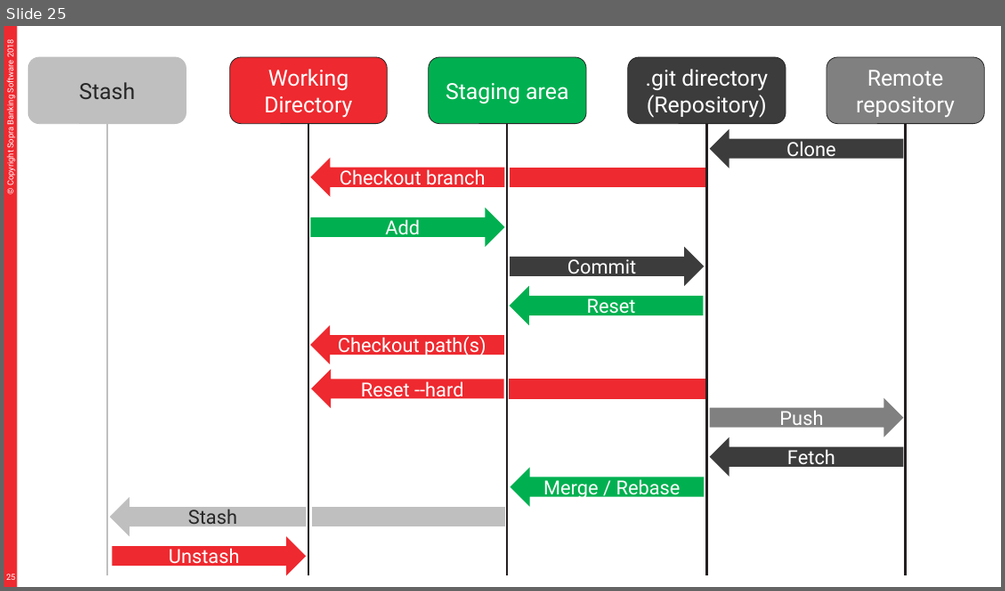
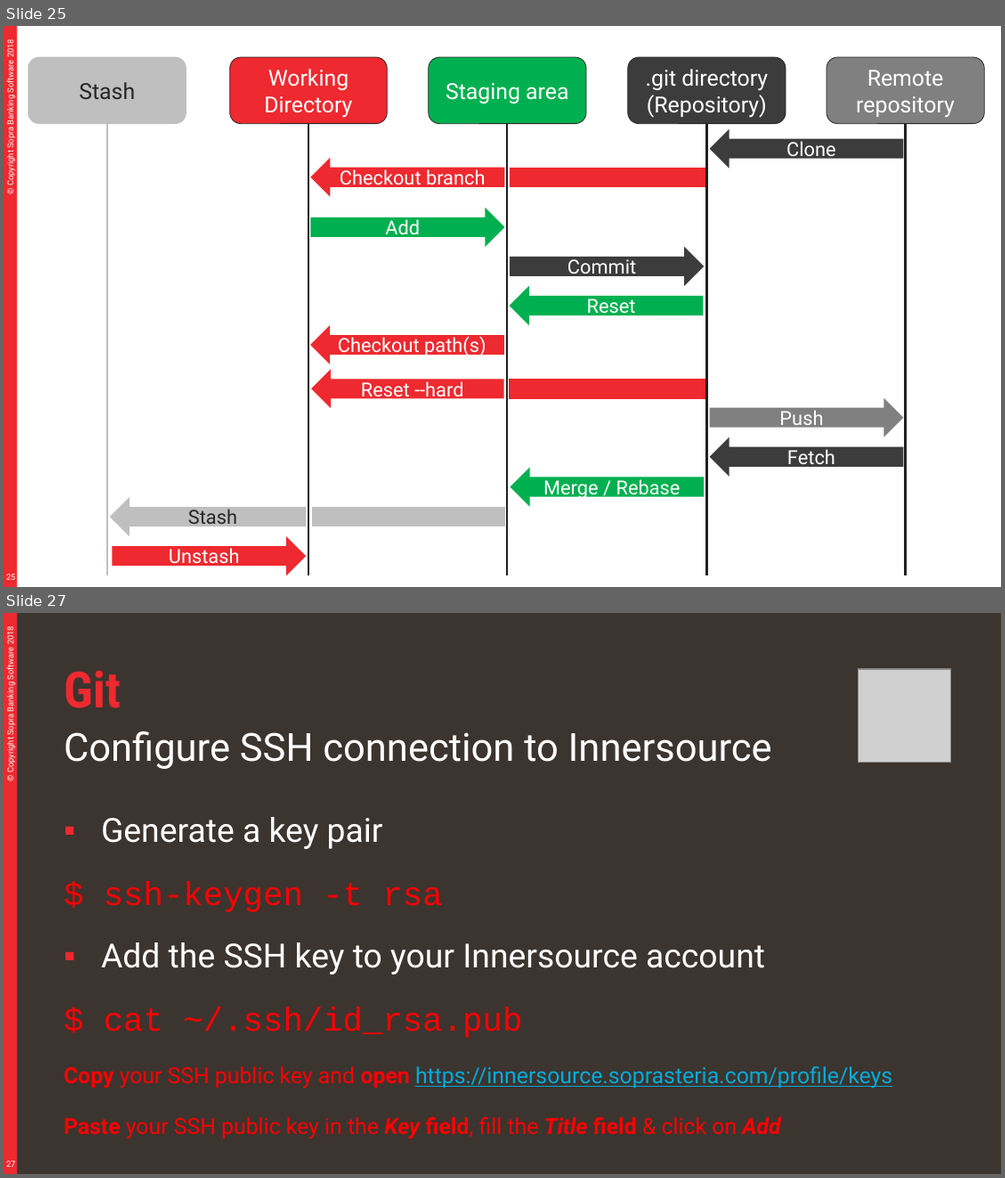
Before and after one commit to divesh979/murari, a slide deck: material/Git.pptx. Shown one above the other, each under a label of ours: slide 25 before the commit, slides 25 and 27 after it; the slides between them are not shown. The pictures are 1005x591 and 1005x1178 pixels, drawn with LibreOffice and Linux fonts; fonts in the diff are those of the drawing; grey boxes stand for pictures. Boxes give left, top, right and bottom in pixels: in the first picture for what was removed or moved away, otherwise in the second. Text is boxed around its words. In the diff, an @@ line names an element or a change of style, - is before the commit and + after.

```diff
--- a/material/Git.pptx
+++ b/material/Git.pptx
@@ slide 27 added at [4,613,1001,1174], background #3C342F; not listed: 3 template elements that a slide beside it also shows @@
@@ title added at [64,670,121,708], 36 pt, text #EE292F, bold @@
+Git
@@ picture added at [858,669,951,762] @@
@@ text added at [64,731,772,769], 28 pt, text #FFFFFF @@
+Configure SSH connection to Innersource
@@ text added at [64,817,892,1139], 16 pt, text #FF0000 @@
+▪ Generate a key pair
+$ ssh-keygen -t rsa
+▪ Add the SSH key to your Innersource account
+$ cat ~/.ssh/id_rsa.pub
+Copy your SSH public key and open https://innersource.soprasteria.com/profile/keys
+Paste your SSH public key in the Key field, fill the Title field & click on Add
```
Also in this commit, not shown: 18 slides changed, 2 other slides added, 2 other files.
